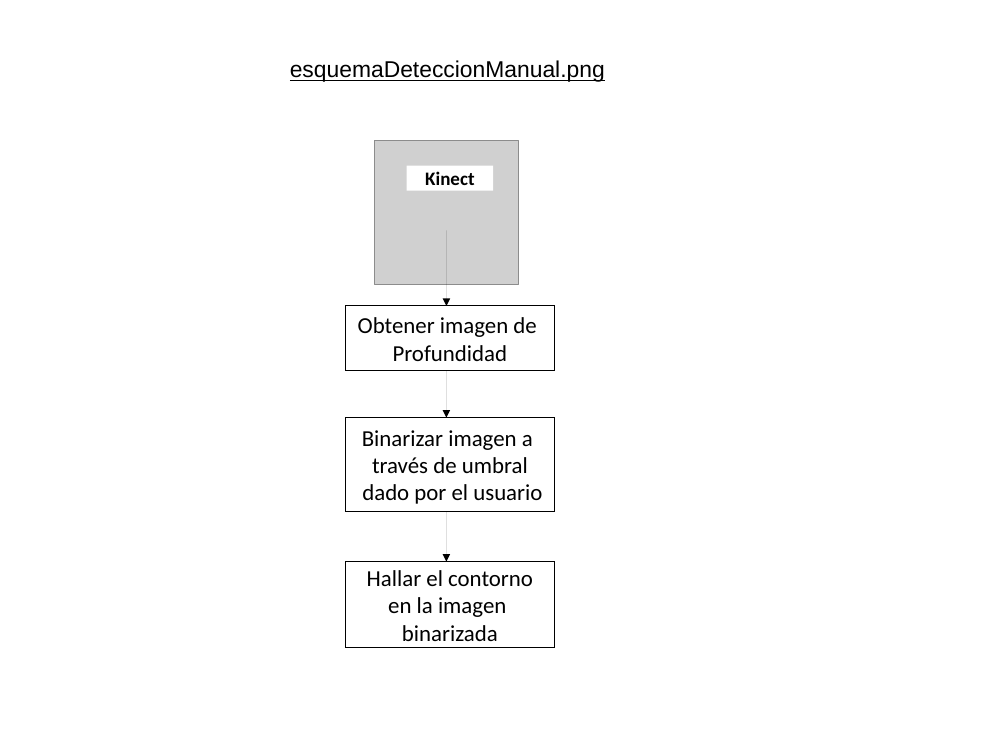
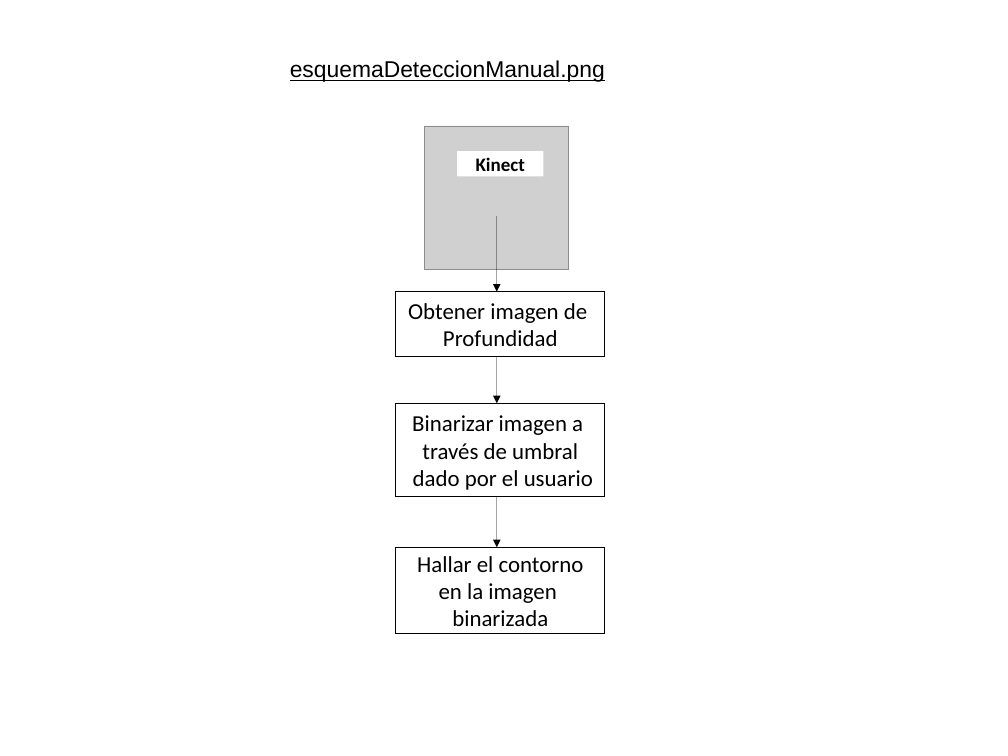
Before and after one commit to yadyguitar/Tesis, a slide deck: slide 3 of documentación/tesis/Diagramas.odp. Drawn at 1008x756 pixels with LibreOffice and Linux fonts; fonts in the diff are those of the drawing; grey boxes stand for pictures. Boxes give left, top, right and bottom in pixels: in the first picture for what was removed or moved away, otherwise in the second. Text is boxed around its words. In the diff, an @@ line names an element or a change of style, - is before the commit and + after.

```diff
--- a/documentación/tesis/Diagramas.odp
+++ b/documentación/tesis/Diagramas.odp
@@ arrow moved from (446, 511) - (446, 562) to (497, 216) - (497, 292) @@
@@ arrow moved from (446, 231) - (446, 306) to (497, 357) - (497, 403) @@
@@ 4 rectangles, 1 picture: place and size @@
-4 rectangles, 1 picture at box(346, 141, 554, 648)
+4 rectangles, 1 picture at box(396, 126, 605, 633)
@@ arrow moved from (446, 371) - (446, 418) to (497, 497) - (497, 547) @@
```
Also in this commit, not shown: 1 other slide changed, 1 slide added, 1 slide removed, 8 other files.
